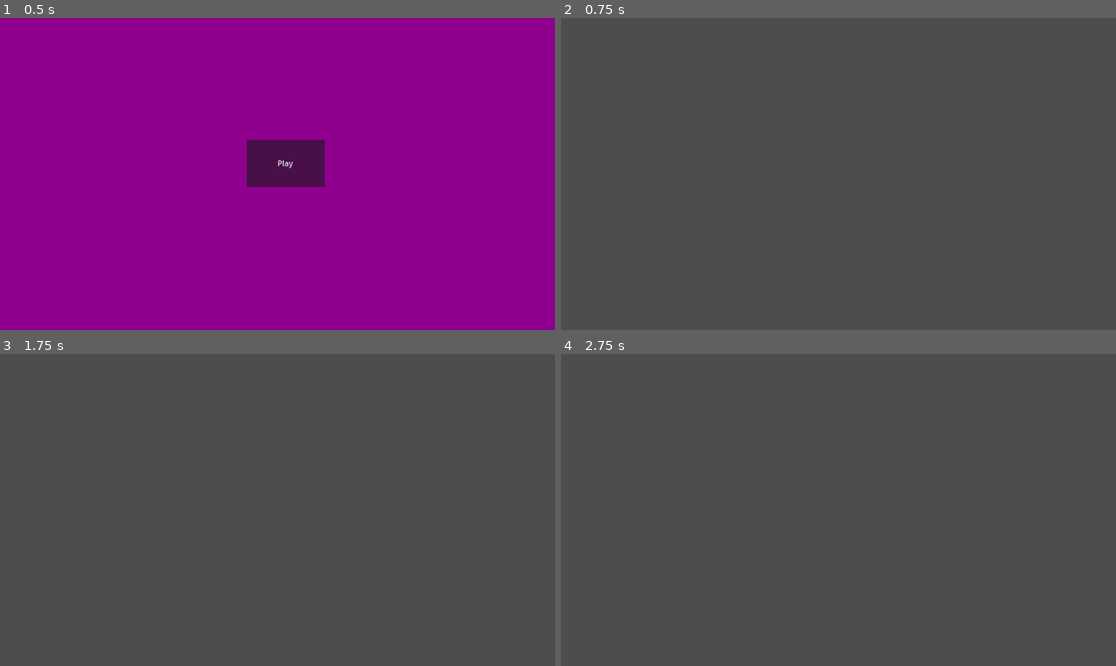
Above: before the commit, frames 1-4 (two rows, left to right).
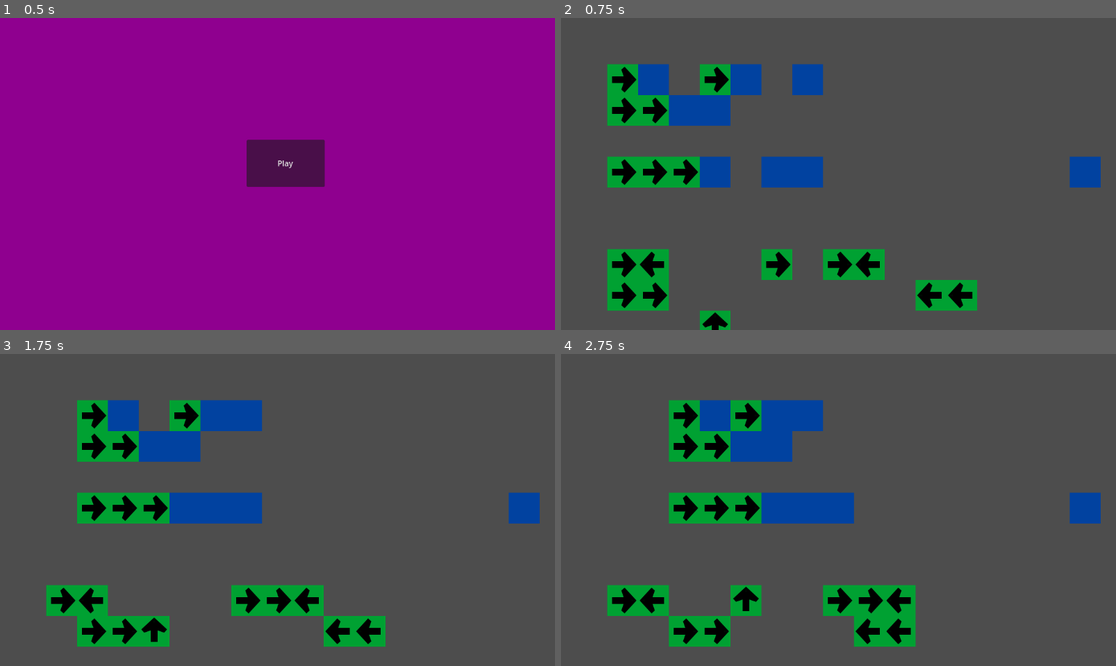
Above: after the commit, the same moments.

Repository: AthertonRoamer/CellGame
Game: Godot game, scene res://menu.tscn
Two runs of this game, one before a commit and one after it. Both use one fixed random seed, a clock stepped at 60 frames per second and the inputs below.
Inputs:
- Up to frame 1 (0.5 s): no input
- Up to frame 2 (0.75 s): click "Play" at 0.5 s
- Up to frame 3 (1.75 s): tap Enter at 1.25 s
- Up to frame 4 (2.75 s): tap Space at 2 s

Frame 1 is identical in both runs. In frame 2, 14% of the frame differs, in the area x 8-98%, y 14-100%; in frame 3, 14%; in frame 4, 14%, in the area x 8-98%, y 14-94%.

Commit message:
Coded mover cell behaviour

Diff:
--- /dev/null
+++ b/CellGame/blank_cell.tscn
@@ -0,0 +1,8 @@
+[gd_scene load_steps=3 format=3 uid="uid://bawd4mgcqb0y1"]
+
+[ext_resource type="Texture2D" uid="uid://b0tyci80r7cg7" path="res://art/filler_blank_cell.png" id="1_0gejv"]
+[ext_resource type="Script" path="res://cells/blank_cell.gd" id="2_yg7fn"]
+
+[node name="BlankCell" type="Sprite2D"]
+texture = ExtResource("1_0gejv")
+script = ExtResource("2_yg7fn")
--- /dev/null
+++ b/CellGame/cells/blank_cell.gd
@@ -0,0 +1,2 @@
+extends Cell
+class_name BlankCell
--- /dev/null
+++ b/CellGame/cells/cell.gd
@@ -0,0 +1,34 @@
+extends Sprite2D
+class_name Cell
+#this is the base cell class that all the variants of cells can inherit from
+var cell_position : Vector2 #cell position indicates a "square" on the map, not a real position i.e. cell_position (1, 1) means position (64, 64)
+var cell_type : int
+
+
+func _ready():
+	add_to_group("cell")
+	position = position.snapped(Vector2(Data.cell_size, Data.cell_size))
+	cell_position = position / Data.cell_size
+	register_self()
+
+
+func _process(_delta):
+	position = position.snapped(Vector2(Data.cell_size, Data.cell_size))
+	cell_position = position / Data.cell_size
+	register_self()
+
+
+func register_self() -> void:
+	Data.current_layout[cell_position] = self
+
+
+func change_position(new_cell_pos : Vector2) -> void: #new_cell_pos should be a cell position i.e. it indicates a "square" on the map not a real position
+	Data.current_layout.erase(cell_position)
+	cell_position = new_cell_pos
+	#could use tween to move cell smoothly here
+	position = cell_position * Data.cell_size
+	Data.current_layout[cell_position] = self
+
+
+func push(direction : Vector2) -> void: #push is meant to be called to non-mover cells who are pushed
+	change_position(cell_position + direction)
--- /dev/null
+++ b/CellGame/cells/mover_cell.gd
@@ -0,0 +1,29 @@
+extends Cell
+#extends file cell.gd
+class_name MoverCell
+
+#mover direction:   right: 1 in x axis  left: -1 in x axis  down: 1 in y axis  up: -1 in y axis
+@export
+var mover_direction := Vector2(1, 0)
+
+
+func _ready():
+	super() #calls ready function of cell.gd
+	cell_type = Data.MOVER_CELL
+	#orient sprite to match mover direction
+	match mover_direction:
+		Vector2(1, 0):
+			rotation_degrees = 180
+		Vector2(-1, 0):
+			rotation_degrees = 0
+		Vector2(0, 1):
+			rotation_degrees = 270
+		_: #should be Vector2(0, -1)
+			rotation_degrees = 90
+			if mover_direction != Vector2(0, -1):
+				mover_direction = Vector2(0, -1)
+				push_error("Mover cell has invalid direction - set direction to up")
+
+
+func move() -> void:
+	change_position(cell_position + mover_direction)
--- a/CellGame/data/data.gd
+++ b/CellGame/data/data.gd
@@ -1 +1,11 @@
 extends Node
+
+enum {BLANK_CELL, MOVER_CELL, BOMB_CELL}
+
+var cell_size = 64
+
+# this dictionary will contain vector2s mapped to cell nodes
+# it will be the authority for cell positions and will be referenced by the cell evalulator
+var current_layout : Dictionary
+
+var change_interval := 1
--- /dev/null
+++ b/CellGame/mover_cell.tscn
@@ -0,0 +1,8 @@
+[gd_scene load_steps=3 format=3 uid="uid://cw0bfdkvq5u88"]
+
+[ext_resource type="Texture2D" uid="uid://bk0imkk24xu4t" path="res://art/mover_cell_filler.png" id="1_iqvw5"]
+[ext_resource type="Script" path="res://cells/mover_cell.gd" id="2_4ddol"]
+
+[node name="MoverCell" type="Sprite2D"]
+texture = ExtResource("1_iqvw5")
+script = ExtResource("2_4ddol")
--- a/CellGame/world.tscn
+++ b/CellGame/world.tscn
@@ -1,6 +1,95 @@
-[gd_scene load_steps=2 format=3 uid="uid://c7tfm4d68kv7b"]
+[gd_scene load_steps=4 format=3 uid="uid://c7tfm4d68kv7b"]
 
 [ext_resource type="Script" path="res://world/world.gd" id="1_8u1rj"]
+[ext_resource type="PackedScene" uid="uid://cw0bfdkvq5u88" path="res://mover_cell.tscn" id="2_u507c"]
+[ext_resource type="PackedScene" uid="uid://bawd4mgcqb0y1" path="res://blank_cell.tscn" id="3_6w2iy"]
 
 [node name="World" type="Node2D"]
 script = ExtResource("1_8u1rj")
+
+[node name="MoverCell" parent="." instance=ExtResource("2_u507c")]
+position = Vector2(108, 199)
+
+[node name="MoverCell2" parent="." instance=ExtResource("2_u507c")]
+position = Vector2(320, 127)
+
+[node name="MoverCell3" parent="." instance=ExtResource("2_u507c")]
+position = Vector2(105, 118)
+
+[node name="MoverCell4" parent="." instance=ExtResource("2_u507c")]
+position = Vector2(168, 203)
+
+[node name="MoverCell5" parent="." instance=ExtResource("2_u507c")]
+position = Vector2(97, 343)
+
+[node name="MoverCell6" parent="." instance=ExtResource("2_u507c")]
+position = Vector2(163, 337)
+
+[node name="MoverCell7" parent="." instance=ExtResource("2_u507c")]
+position = Vector2(231, 337)
+
+[node name="MoverCell8" parent="." instance=ExtResource("2_u507c")]
+position = Vector2(114, 494)
+
+[node name="MoverCell13" parent="." instance=ExtResource("2_u507c")]
+position = Vector2(199, 588)
+
+[node name="MoverCell14" parent="." instance=ExtResource("2_u507c")]
+position = Vector2(129, 577)
+
+[node name="MoverCell10" parent="." instance=ExtResource("2_u507c")]
+position = Vector2(467, 500)
+
+[node name="MoverCell11" parent="." instance=ExtResource("2_u507c")]
+position = Vector2(548, 502)
+
+[node name="MoverCell9" parent="." instance=ExtResource("2_u507c")]
+position = Vector2(197, 498)
+mover_direction = Vector2(-1, 0)
+
+[node name="MoverCell15" parent="." instance=ExtResource("2_u507c")]
+position = Vector2(848, 592)
+mover_direction = Vector2(-1, 0)
+
+[node name="MoverCell16" parent="." instance=ExtResource("2_u507c")]
+position = Vector2(769, 590)
+mover_direction = Vector2(-1, 0)
+
+[node name="MoverCell12" parent="." instance=ExtResource("2_u507c")]
+position = Vector2(633, 506)
+mover_direction = Vector2(-1, 0)
+
+[node name="MoverCell17" parent="." instance=ExtResource("2_u507c")]
+position = Vector2(348, 666)
+mover_direction = Vector2(0, -1)
+
+[node name="BlankCell" parent="." instance=ExtResource("3_6w2iy")]
+position = Vector2(179, 124)
+
+[node name="BlankCell2" parent="." instance=ExtResource("3_6w2iy")]
+position = Vector2(397, 126)
+
+[node name="BlankCell3" parent="." instance=ExtResource("3_6w2iy")]
+position = Vector2(528, 133)
+
+[node name="BlankCell4" parent="." instance=ExtResource("3_6w2iy")]
+position = Vector2(328, 201)
+
+[node name="BlankCell5" parent="." instance=ExtResource("3_6w2iy")]
+position = Vector2(250, 205)
+
+[node name="BlankCell6" parent="." instance=ExtResource("3_6w2iy")]
+position = Vector2(452, 337)
+
+[node name="BlankCell7" parent="." instance=ExtResource("3_6w2iy")]
+position = Vector2(305, 333)
+
+[node name="BlankCell8" parent="." instance=ExtResource("3_6w2iy")]
+position = Vector2(525, 342)
+
+[node name="BlankCell9" parent="." instance=ExtResource("3_6w2iy")]
+position = Vector2(1077, 316)
+
+[node name="ChangeTimer" type="Timer" parent="."]
+
+[connection signal="timeout" from="ChangeTimer" to="." method="_on_change_timer_timeout"]
--- a/CellGame/world/world.gd
+++ b/CellGame/world/world.gd
@@ -3,9 +3,53 @@
 
 # Called when the node enters the scene tree for the first time.
 func _ready():
-	pass
+	$ChangeTimer.wait_time = Data.change_interval
+	$ChangeTimer.start()
 
 
 # Called every frame. 'delta' is the elapsed time since the previous frame.
-func _process(delta):
+func _process(_delta):
 	pass
+
+func evaluate_cells():
+	#evaluate mover cells
+	var past_layout := Data.current_layout.duplicate() #dictionarys are always passed by reference so must use duplicate()
+	for cell_pos in past_layout:
+		var cell = past_layout[cell_pos]
+		if cell is MoverCell:
+			#add logic to see if cell can move here
+
+			#compute strength and weight
+			var strength := 1
+			var weight := 0
+			var strength_behind := 1
+#			var strength_ahead := 0
+			#look backward
+			var past_space = cell_pos - cell.mover_direction
+			while(past_layout.has(past_space) and past_layout[past_space] is MoverCell):
+				strength += 1
+				strength_behind += 1
+				past_space -= cell.mover_direction
+			#look forward
+			var next_space = cell_pos + cell.mover_direction
+			var end_strength = false
+			while(past_layout.has(next_space) and past_layout[next_space] is Cell):
+				if past_layout[next_space] is MoverCell and past_layout[next_space].mover_direction == cell.mover_direction and !end_strength:
+					strength += 1
+#					strength_ahead += 1
+				else:
+					end_strength = true
+					weight += 1
+					if weight > strength and end_strength:
+						break
+				next_space += cell.mover_direction
+			#reset looking forward
+			next_space = cell_pos + cell.mover_direction * strength
+			if weight <= strength:
+				if past_layout.has(next_space) and past_layout[next_space] is Cell and weight >= strength_behind:
+					past_layout[next_space].push(cell.mover_direction)
+				cell.move()
+
+
+func _on_change_timer_timeout():
+	evaluate_cells()
Binary file added: CellGame/art/bomb_cell_filler.png
Not shown, added: CellGame/art/bomb_cell_filler.png.import
Binary file added: CellGame/art/filler_blank_cell.png
Not shown, added: CellGame/art/filler_blank_cell.png.import
Binary file added: CellGame/art/mover_cell_filler.png
Not shown, added: CellGame/art/mover_cell_filler.png.import
